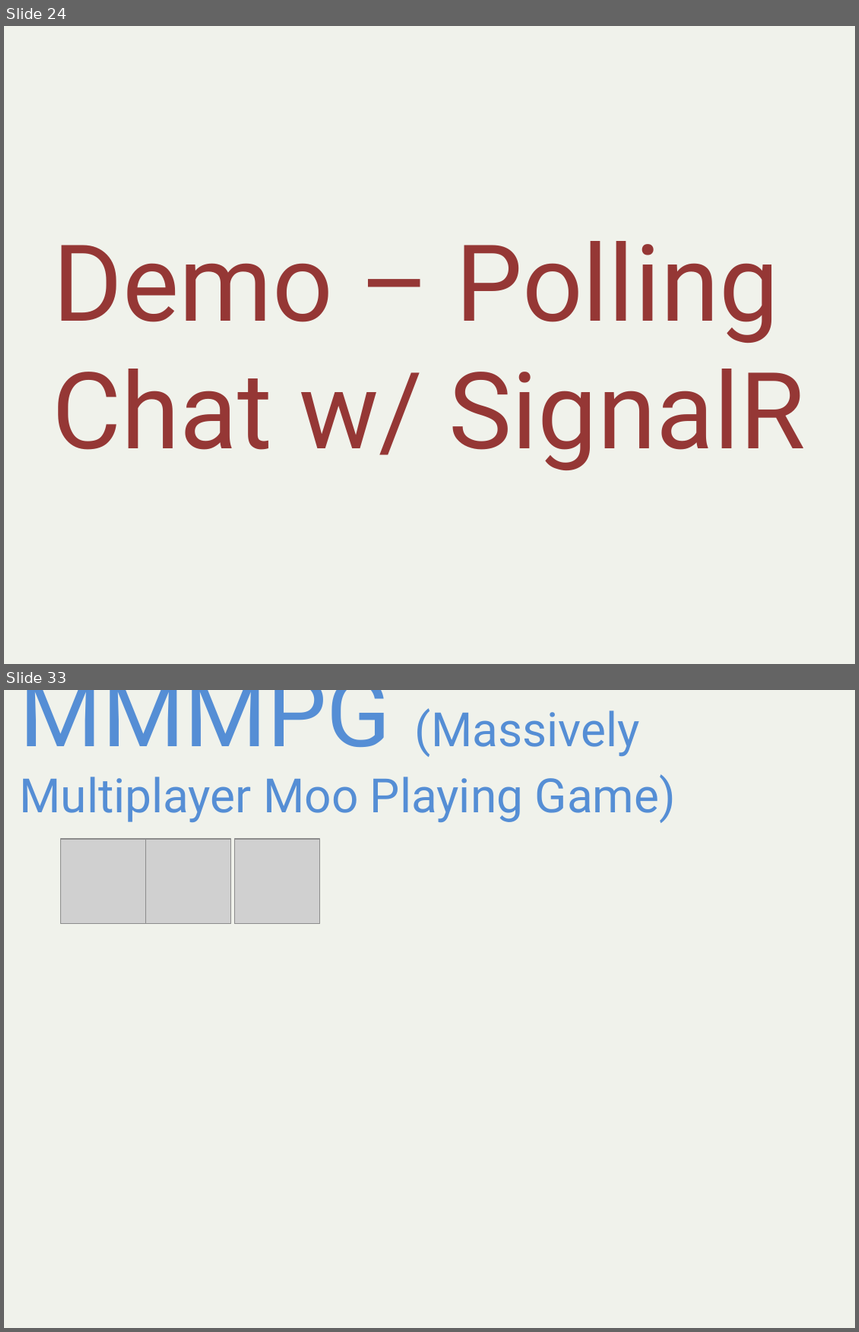
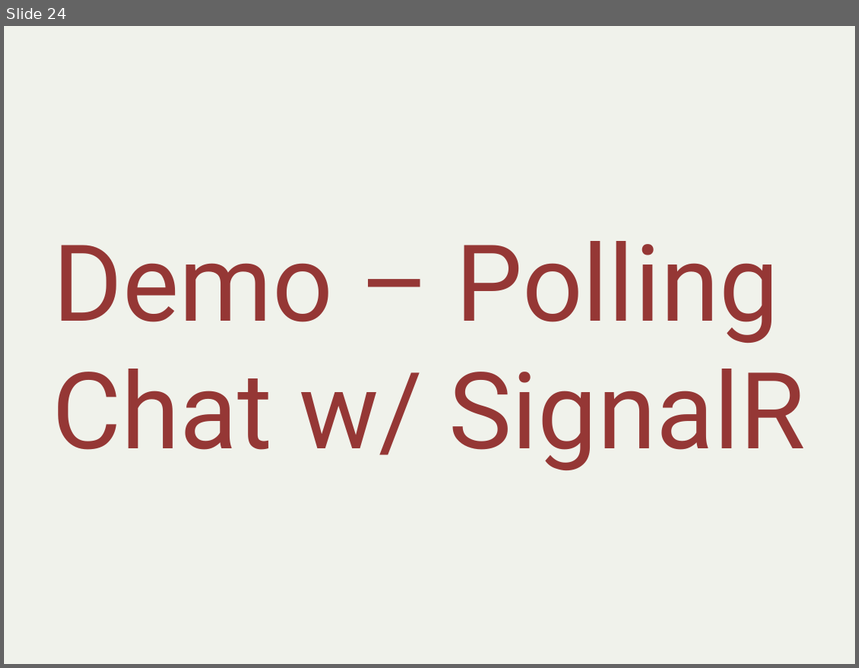
Before and after one commit to alani/Talks, a slide deck: SignalR-Intro/SignalRIntro.pptx. Shown one above the other, each under a label of ours: slides 24 and 33 before the commit, slide 24 after it; the slides between them are not shown. The pictures are 859x1332 and 859x668 pixels, drawn with LibreOffice and Linux fonts; fonts in the diff are those of the drawing; grey boxes stand for pictures. Boxes give left, top, right and bottom in pixels: in the first picture for what was removed or moved away, otherwise in the second. Text is boxed around its words. In the diff, an @@ line names an element or a change of style, - is before the commit and + after.

```diff
--- a/SignalR-Intro/SignalRIntro.pptx
+++ b/SignalR-Intro/SignalRIntro.pptx
@@ slide 33 removed at bbox=[4, 690, 855, 1328], background #F0F2EB @@
@@ title removed at bbox=[20, 690, 676, 823] @@
-MMMPG (Massively Multiplayer Moo Playing Game)
@@ picture removed at bbox=[60, 839, 145, 924] @@
@@ picture removed at bbox=[145, 839, 230, 924] @@
@@ picture removed at bbox=[235, 839, 320, 924] @@
```
Also in this commit, not shown: 10 slides changed, 6 slides added, 4 other slides removed, 3 other files.
